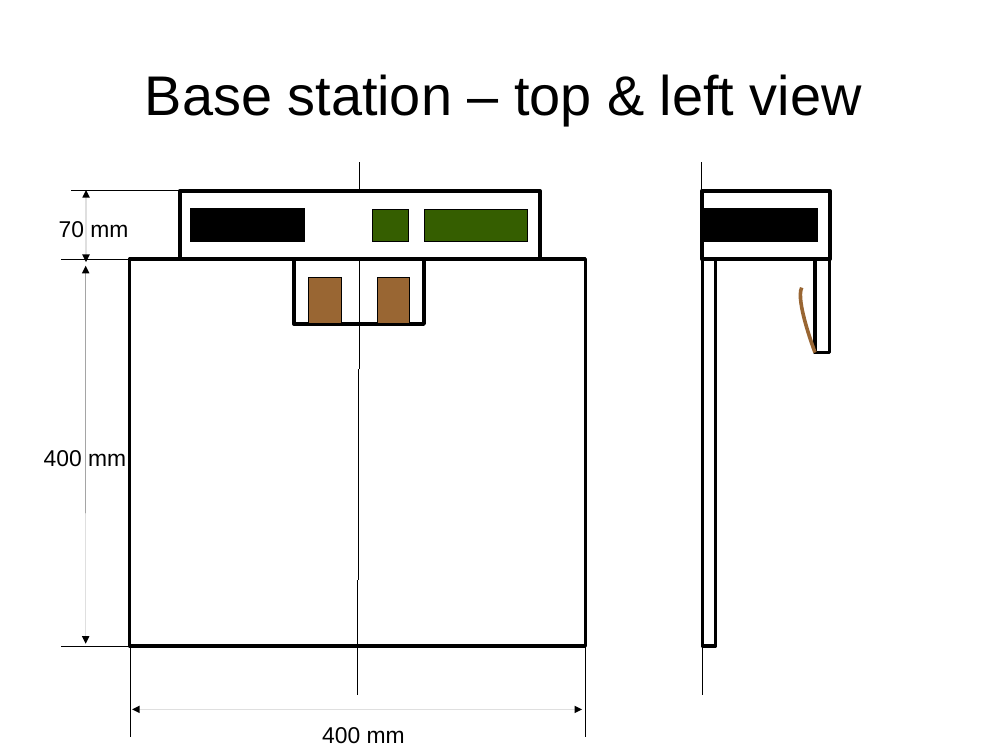
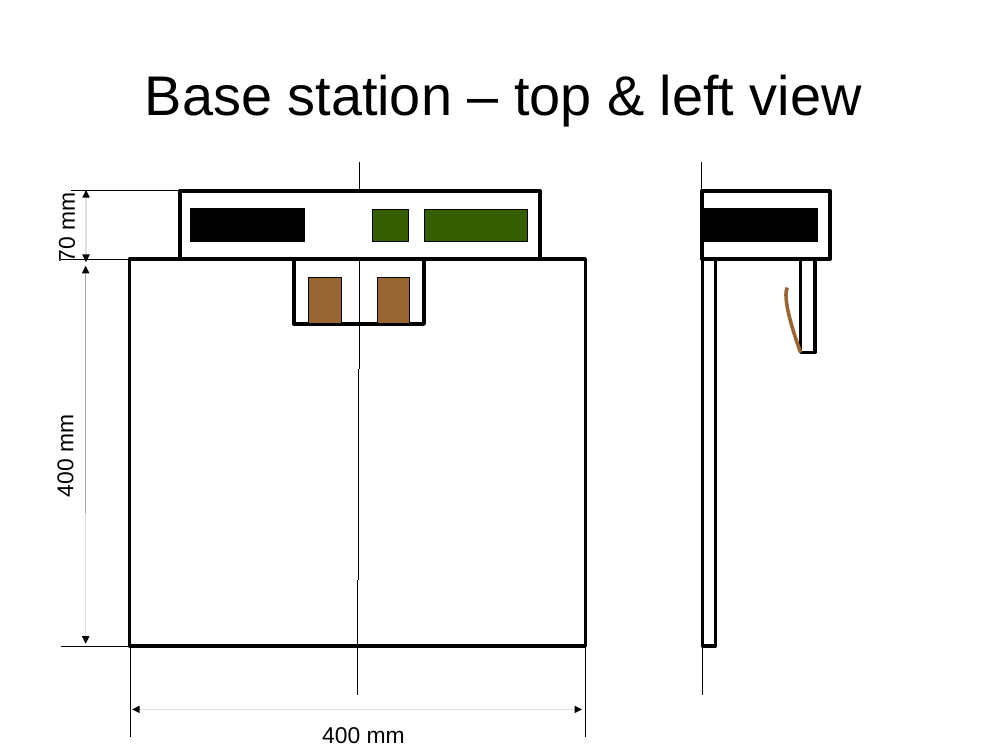
Before and after one commit to eerimoq/romeo, a slide deck: slide 10 of doc/schematics.odp. Drawn at 1008x756 pixels with LibreOffice and Linux fonts; fonts in the diff are those of the drawing. Boxes give left, top, right and bottom in pixels: in the first picture for what was removed or moved away, otherwise in the second. Text is boxed around its words. In the diff, an @@ line names an element or a change of style, - is before the commit and + after.

Commit message:
mechanical design

```diff
--- a/doc/schematics.odp
+++ b/doc/schematics.odp
@@ text "70 mm": place and size @@
-text "70 mm" at [59,221,128,238]
+text "70 mm" at [54,196,80,261]
@@ text "70 mm" at [54,196,80,261]: rotation 0 to 270 degrees @@
@@ rectangle: place and size @@
-rectangle at [815,259,830,352]
+rectangle at [801,259,816,352]
@@ freeform shape: place and size @@
-freeform shape at [800,288,815,353]
+freeform shape at [787,288,801,353]
@@ text "400 mm" at [53,418,79,496]: rotation 0 to 270 degrees @@
@@ text "400 mm": place and size @@
-text "400 mm" at [44,450,126,467]
+text "400 mm" at [53,418,79,496]
```
Also in this commit, not shown: 1 other slide changed.
